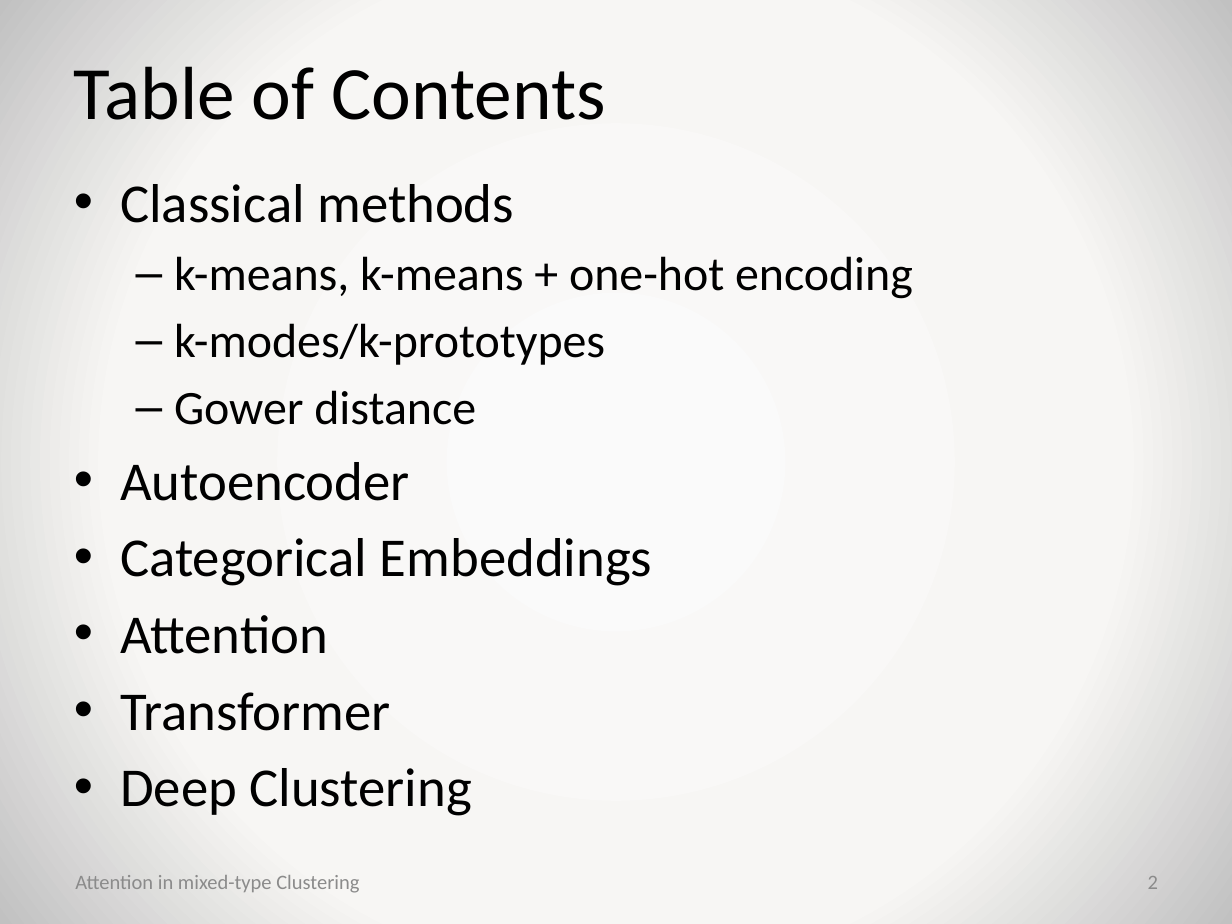
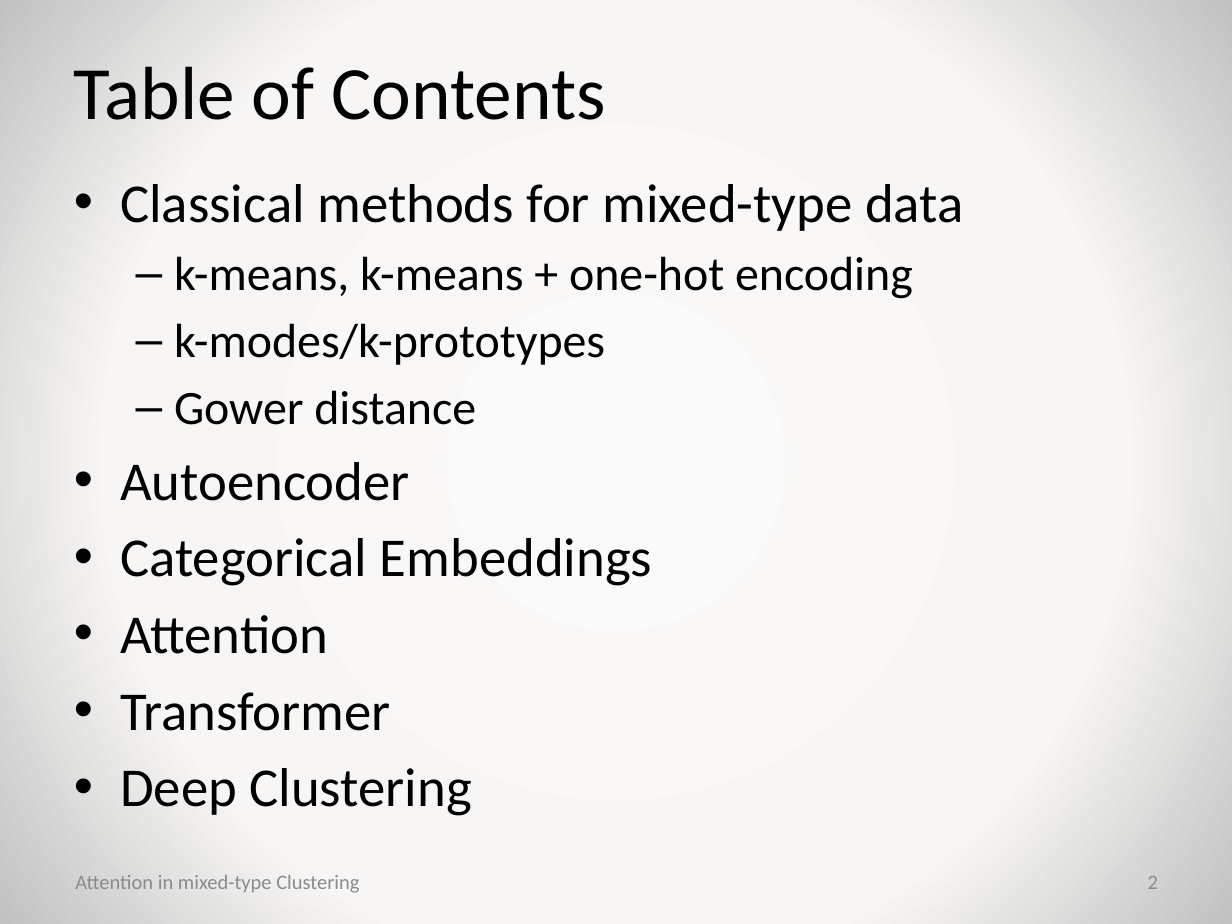
Before and after one commit to jaanisfehling/attention-mixed-type-clustering, a slide deck: slide 2 of presentation.pptx. Drawn at 1232x924 pixels with LibreOffice and Linux fonts; fonts in the diff are those of the drawing; background and template pictures are left out. Boxes give left, top, right and bottom in pixels: in the first picture for what was removed or moved away, otherwise in the second. Text is boxed around its words. In the diff, an @@ line names an element or a change of style, - is before the commit and + after.

```diff
--- a/presentation.pptx
+++ b/presentation.pptx
@@ text at (120, 184, 963, 231): text changed @@
-• Classical methods
+• Classical methods for mixed-type data
```
Also in this commit, not shown: 8 other slides changed.
